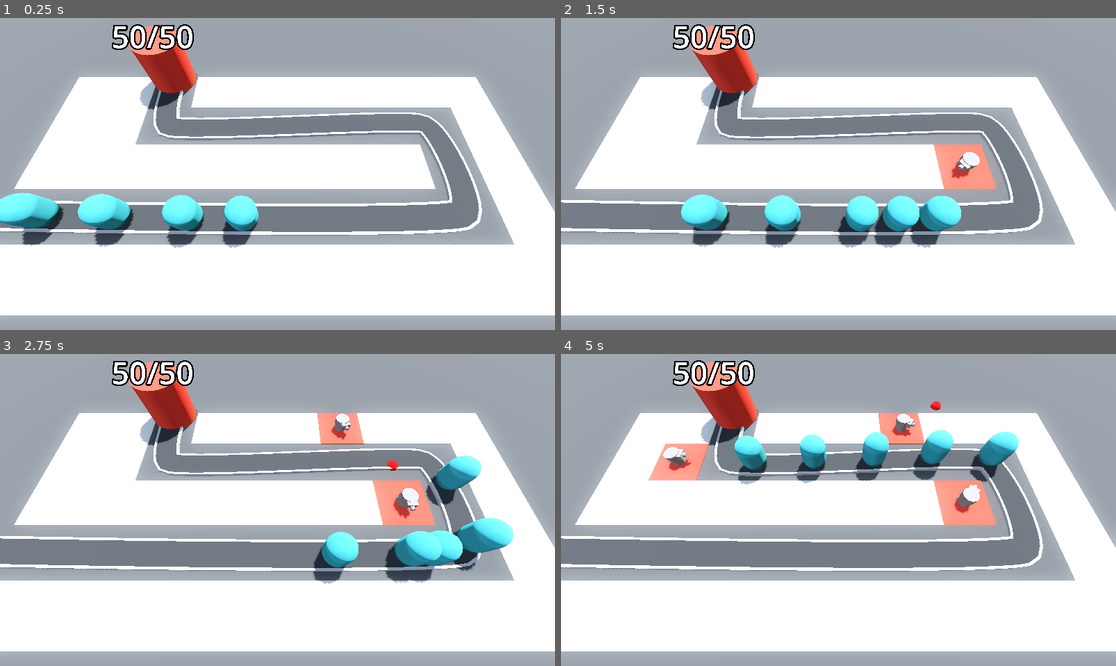
Above: before the commit, frames 1-4 (two rows, left to right).
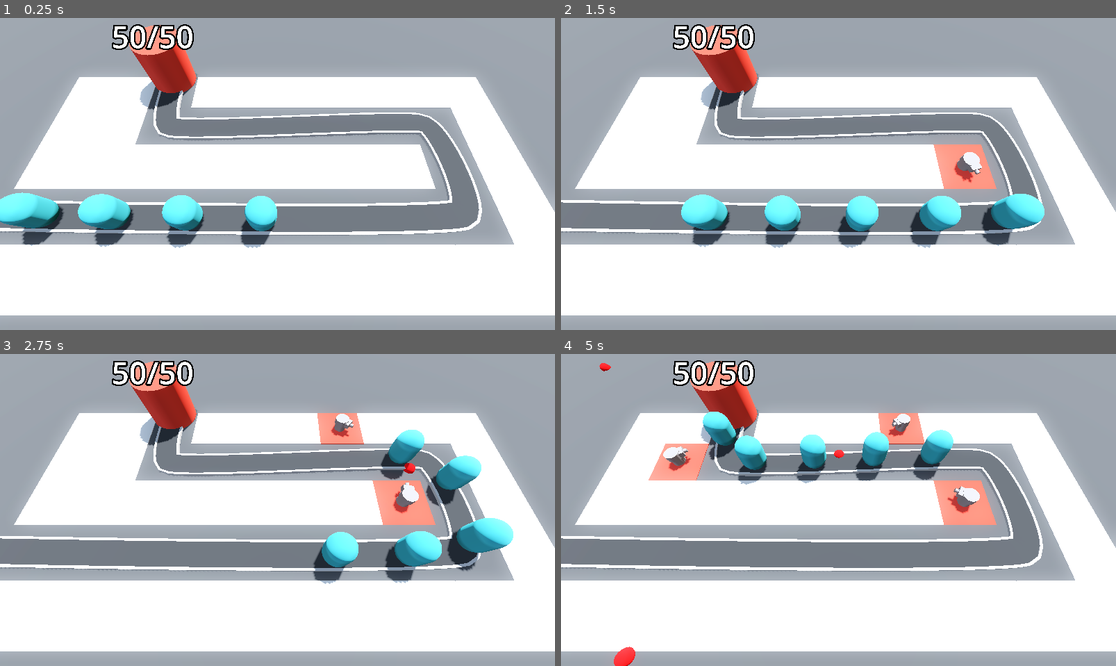
Above: after the commit, the same moments.

Repository: cpurdy-cs/Barbarian-Blaster-Class
Game: Godot game, scene res://base_level.tscn
Same seed, same stepped clock (60 frames per second), same inputs: the game is played once before the commit and once after it.
Inputs (mouse positions are in pixels of both pictures, inside the frame that each line leads up to):
- Up to frame 1 (0.25 s): no input
- Up to frame 2 (1.5 s): move the mouse to (960, 158) at 0.52 s; click (960, 158) at 0.6 s; move the mouse to (727, 189) at 1.27 s; click (727, 189) at 1.35 s
- Up to frame 3 (2.75 s): move the mouse to (333, 441) at 2.02 s; click (333, 441) at 2.1 s
- Up to frame 4 (5 s): move the mouse to (810, 572) at 2.77 s; click (810, 572) at 2.85 s; move the mouse to (1005, 556) at 3.52 s; click (1005, 556) at 3.6 s; move the mouse to (672, 463) at 4.27 s; click (672, 463) at 4.35 s

The runs differ from the first frame. In frame 1, 1.2% of the frame differs, in the area x 40-50%, y 56-74%; in frame 2, 2.3%, in the area x 56-88%, y 42-74%; in frame 3, 1.6%; in frame 4, 2.0%.

Commit message:
add enemy damage

Diff:
--- a/Base/base.gd
+++ b/Base/base.gd
@@ -17,8 +17,9 @@
 @onready var label_3d: Label3D = $Label3D
 
 func _ready() -> void:
+	#Engine.time_scale = 10
 	health = max_health
 
 func take_damage() -> void:
-	print("damage taken by base")
+	#print("damage taken by base")
 	health -= 1
--- a/Enemy/enemy.gd
+++ b/Enemy/enemy.gd
@@ -1,12 +1,19 @@
 extends PathFollow3D
-
+class_name Enemy
 ## The speed in m/s the enemy will move
 @export var speed :float = 10.0
+@export var max_health := 50
+
+var health : int :
+	set(new_health):
+		health = new_health
+		if health < 1:
+			queue_free()
 
 @onready var base : Base = get_tree().get_first_node_in_group("base")
 # Called when the node enters the scene tree for the first time.
 func _ready() -> void:
-	pass # Replace with function body.
+	health = max_health
 
 
 # Called every frame. 'delta' is the elapsed time since the previous frame.
--- a/Enemy/enemy.tscn
+++ b/Enemy/enemy.tscn
@@ -10,6 +10,10 @@
 radius = 1.0
 height = 3.0
 
+[sub_resource type="CapsuleShape3D" id="CapsuleShape3D_2pb1h"]
+radius = 1.0
+height = 3.0
+
 [node name="Enemy" type="PathFollow3D"]
 transform = Transform3D(0.9999959, 0, 0, 0, 1, 0, 0, 0, 0.9999959, 0, 0, 0)
 loop = false
@@ -18,3 +22,9 @@
 [node name="MeshInstance3D" type="MeshInstance3D" parent="."]
 transform = Transform3D(1, 0, 0, 0, 1, 0, 0, 0, 1, 0, 1.6, 0)
 mesh = SubResource("CapsuleMesh_xjnqo")
+
+[node name="EnemyArea3D" type="Area3D" parent="." groups=["enemy_area"]]
+
+[node name="CollisionShape3D" type="CollisionShape3D" parent="EnemyArea3D"]
+transform = Transform3D(0.99999994, 0, 0, 0, 1, 0, 0, 0, 0.99999994, 0, 1.5, 0)
+shape = SubResource("CapsuleShape3D_2pb1h")
--- a/Turret/projectile.gd
+++ b/Turret/projectile.gd
@@ -10,3 +10,11 @@
 
 func _on_timer_timeout() -> void:
 	queue_free()
+
+
+func _on_area_entered(area: Area3D) -> void:
+	#print(area)
+	if area.is_in_group("enemy_area"):
+		area.get_parent().health -= 25
+		#print('damaged enemy')
+		queue_free()
--- a/Turret/projectile.tscn
+++ b/Turret/projectile.tscn
@@ -25,4 +25,5 @@
 one_shot = true
 autostart = true
 
+[connection signal="area_entered" from="." to="." method="_on_area_entered"]
 [connection signal="timeout" from="Timer" to="." method="_on_timer_timeout"]
--- a/Turret/turret.gd
+++ b/Turret/turret.gd
@@ -1,14 +1,35 @@
 extends Node3D
+
+@export var turret_range := 10.0
 
 var projectile = preload("res://Turret/projectile.tscn")
 var enemy_path : Path3D
+var target : Node3D
 
 # turn and look at an enemy
 func _physics_process(delta: float) -> void:
-	var enemy = enemy_path.get_children().back()
-	look_at(enemy.global_position, Vector3.UP, true)
+	target = find_best_target()
+	if target != null:
+		look_at(target.global_position, Vector3.UP, true)
+
 
 func _on_timer_timeout() -> void:
-	var new_proj = projectile.instantiate()
-	add_child(new_proj)
-	new_proj.global_position = global_position
+	if target != null:
+		var new_proj = projectile.instantiate()
+		add_child(new_proj)
+		new_proj.global_position = global_position
+		new_proj.direction = global_transform.basis.z
+
+
+func find_best_target() -> Enemy:
+	var best_target = null
+	var best_progress = 0
+
+	for enemy in enemy_path.get_children():
+		if enemy is Enemy:
+			if enemy.progress > best_progress:
+				var distance = global_position.distance_to(enemy.global_position)
+				if distance <= turret_range:
+					best_target = enemy
+					best_progress = enemy.progress
+	return best_target
--- a/base_level.tscn
+++ b/base_level.tscn
@@ -113,24 +113,23 @@
 material = SubResource("StandardMaterial3D_eesb3")
 
 [node name="Enemy" parent="Path3D" instance=ExtResource("2_5vx1e")]
-transform = Transform3D(-0.022428678, 0.0016574268, -0.9997298, -1.1641336e-10, 0.99999714, 0.0016578179, 0.9997314, 3.7184e-05, -0.022428643, -23.528536, 0, 5.963485)
+transform = Transform3D(-0.02242867, 0.0016574268, -0.99972945, -1.16413316e-10, 0.99999714, 0.0016578173, 0.99973106, 3.7184e-05, -0.022428634, -23.528536, 0, 5.963485)
 
 [node name="Enemy2" parent="Path3D" instance=ExtResource("2_5vx1e")]
 transform = Transform3D(-0.018638236, 0.0016490336, -0.99980843, -6.2695044e-06, 0.99999714, 0.0016494122, 0.99981004, 3.7011596e-05, -0.018638195, -18.529716, -0.008263516, 6.064144)
 progress = 5.0
 
 [node name="Enemy3" parent="Path3D" instance=ExtResource("2_5vx1e")]
-transform = Transform3D(-0.015866848, 0.0016428957, -0.99985534, -1.0832559e-05, 0.9999963, 0.0016432496, 0.9998578, 3.690534e-05, -0.01586679, -13.530392, -0.016495652, 6.1505027)
+transform = Transform3D(-0.015866848, 0.0016428952, -0.999855, -1.0832559e-05, 0.99999595, 0.0016432491, 0.9998578, 3.690533e-05, -0.015866784, -13.530392, -0.016495652, 6.1505027)
 progress = 10.0
 
 [node name="Enemy4" parent="Path3D" instance=ExtResource("2_5vx1e")]
-transform = Transform3D(-0.012613173, 0.0016356925, -0.9999025, -1.6167947e-05, 0.9999972, 0.0016360019, 0.9999032, 3.6802736e-05, -0.012613137, -8.530835, -0.024694737, 6.22201)
+transform = Transform3D(-0.012613168, 0.0016356925, -0.9999025, -1.6167942e-05, 0.9999972, 0.0016360019, 0.99990284, 3.6802736e-05, -0.012613137, -8.530835, -0.024694737, 6.22201)
 progress = 15.0
 
 [node name="Enemy5" parent="Path3D" instance=ExtResource("2_5vx1e")]
 transform = Transform3D(-0.008287638, 0.0016261147, -0.99994767, -2.3224067e-05, 0.9999972, 0.0016263383, 0.9999492, 3.6702517e-05, -0.008287586, -3.531115, -0.032852132, 6.274878)
 progress = 20.0
-speed = 5.0
 
 [node name="Base" parent="." instance=ExtResource("3_eesb3")]
 transform = Transform3D(1, 0, 0, 0, 1, 0, 0, 0, 1, -10.17345, 0, -7.665709)
--- a/project.godot
+++ b/project.godot
@@ -18,6 +18,7 @@
 [global_group]
 
 base=""
+enemy_area=""
 
 [input]
 
Not shown: 1 places in Enemy/enemy.tscn that only renumber resources
